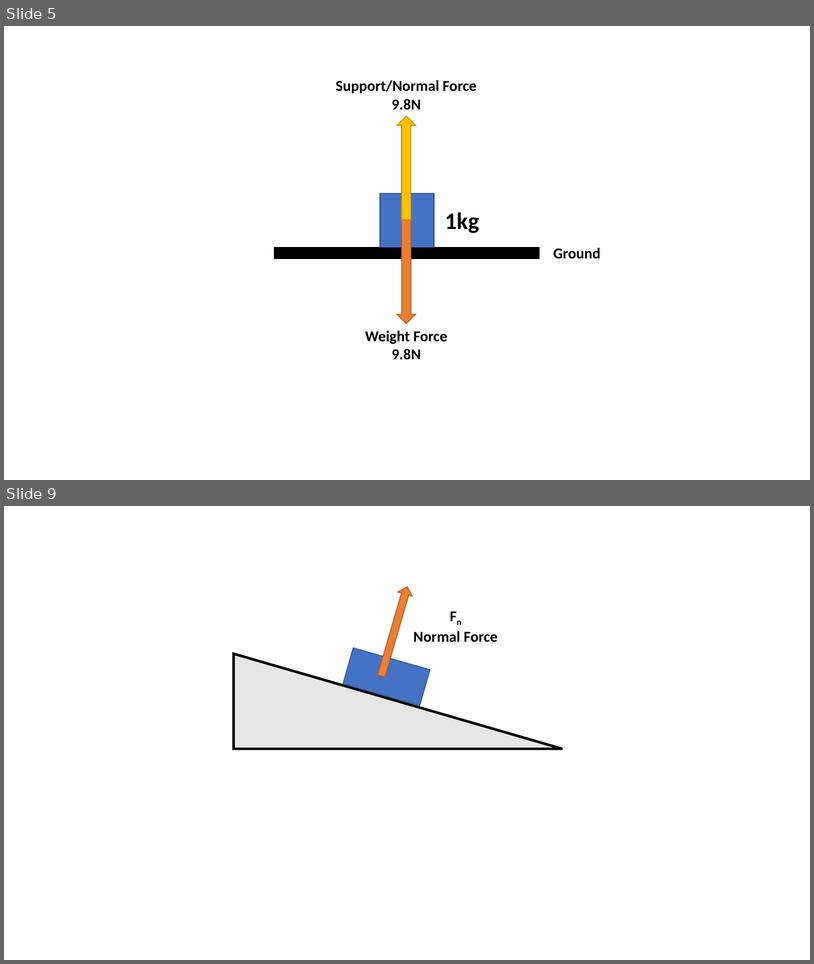
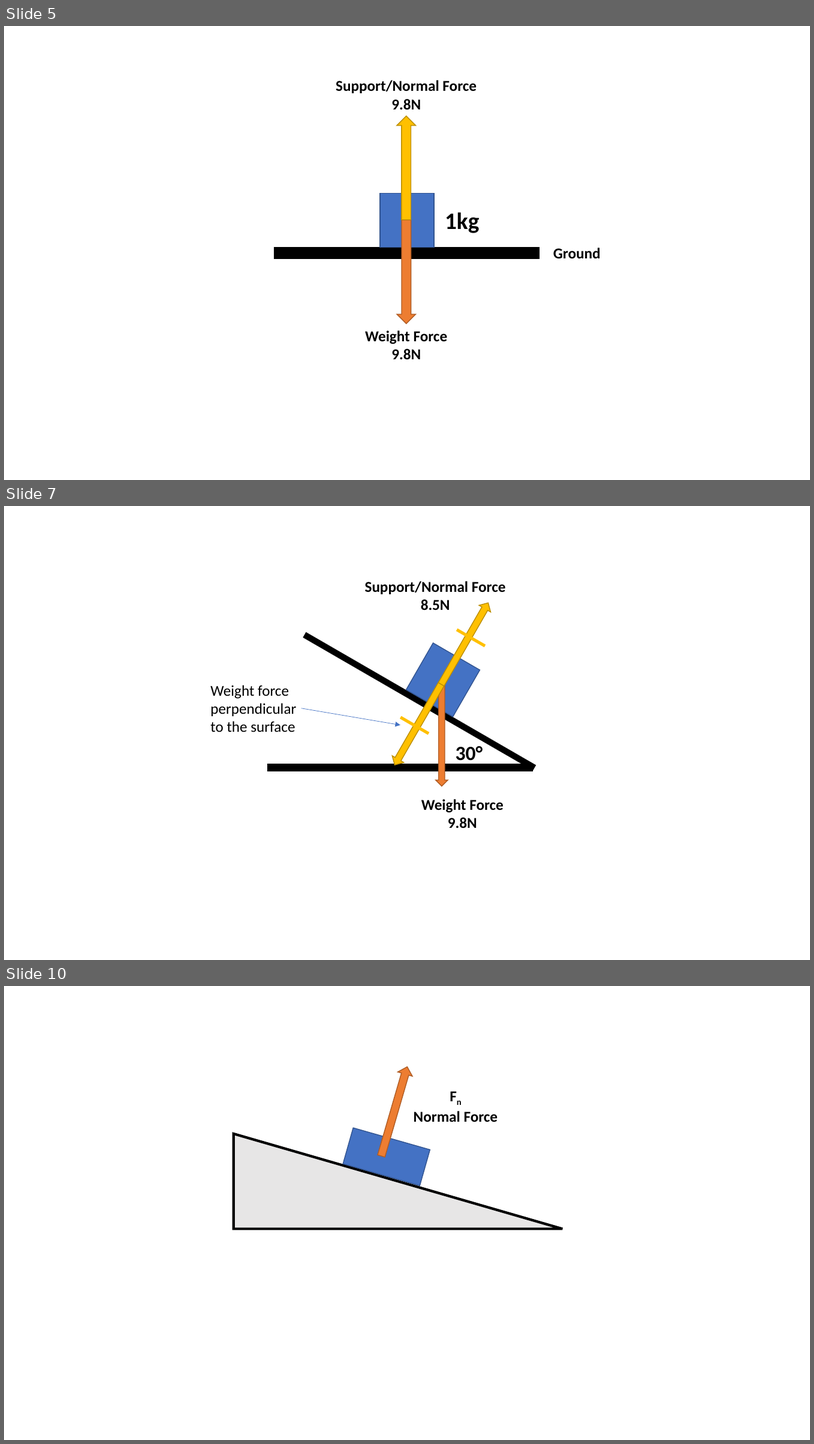
Before and after one commit to finnito/Science, a slide deck: content/12phy/as91171/assets/figures.pptx. Shown one above the other, each under a label of ours: slides 5 and 9 before the commit, slides 5, 7 and 10 after it; the slides between them are not shown. The pictures are 814x964 and 814x1444 pixels, drawn with LibreOffice and Linux fonts; fonts in the diff are those of the drawing. Boxes give left, top, right and bottom in pixels: in the first picture for what was removed or moved away, otherwise in the second. Text is boxed around its words. In the diff, an @@ line names an element or a change of style, - is before the commit and + after.

Commit message:
Updates and clarifications to forces

```diff
--- a/content/12phy/as91171/assets/figures.pptx
+++ b/content/12phy/as91171/assets/figures.pptx
@@ slide 7 added at [4,506,810,960], background #FFFFFF @@
@@ text added at [365,581,506,610], 18 pt, text #000000, bold @@
+Support/Normal Force
+8.5N
@@ up arrow added at [436,600,494,688], fill #FFC000, outline #BD8E00 1 pt @@
@@ rectangle added at [457,628,486,647], fill #FFC000 @@
@@ rectangle added at [303,633,536,769], fill #000000, outline #000000 1 pt @@
@@ rectangle added at [407,643,480,717], fill #4472C4, outline #325491 1 pt @@
@@ text added at [210,685,296,732], 18 pt, text #000000 @@
+Weight force
+perpendicular
+to the surface
@@ up arrow added at [389,680,447,768], fill #FFC000, outline #BD8E00 1 pt @@
@@ up arrow added at [436,682,448,786], fill #ED7D31, outline #AF5C24 1 pt @@
@@ arrow added from (302, 708) to (401, 725), #4472C4 0.5 pt @@
@@ rectangle added at [400,716,429,735], fill #FFC000 @@
@@ text added at [456,745,483,765], 24 pt, text #000000, bold @@
+30°
@@ rectangle added at [269,765,533,771], fill #000000, outline #000000 1 pt @@
@@ text added at [422,799,504,828], 18 pt, text #000000, bold @@
+Weight Force
+9.8N
@@ what was slide 9 is now slide 10 @@
```
Also in this commit, not shown: 3 slides changed, 5 other files.
